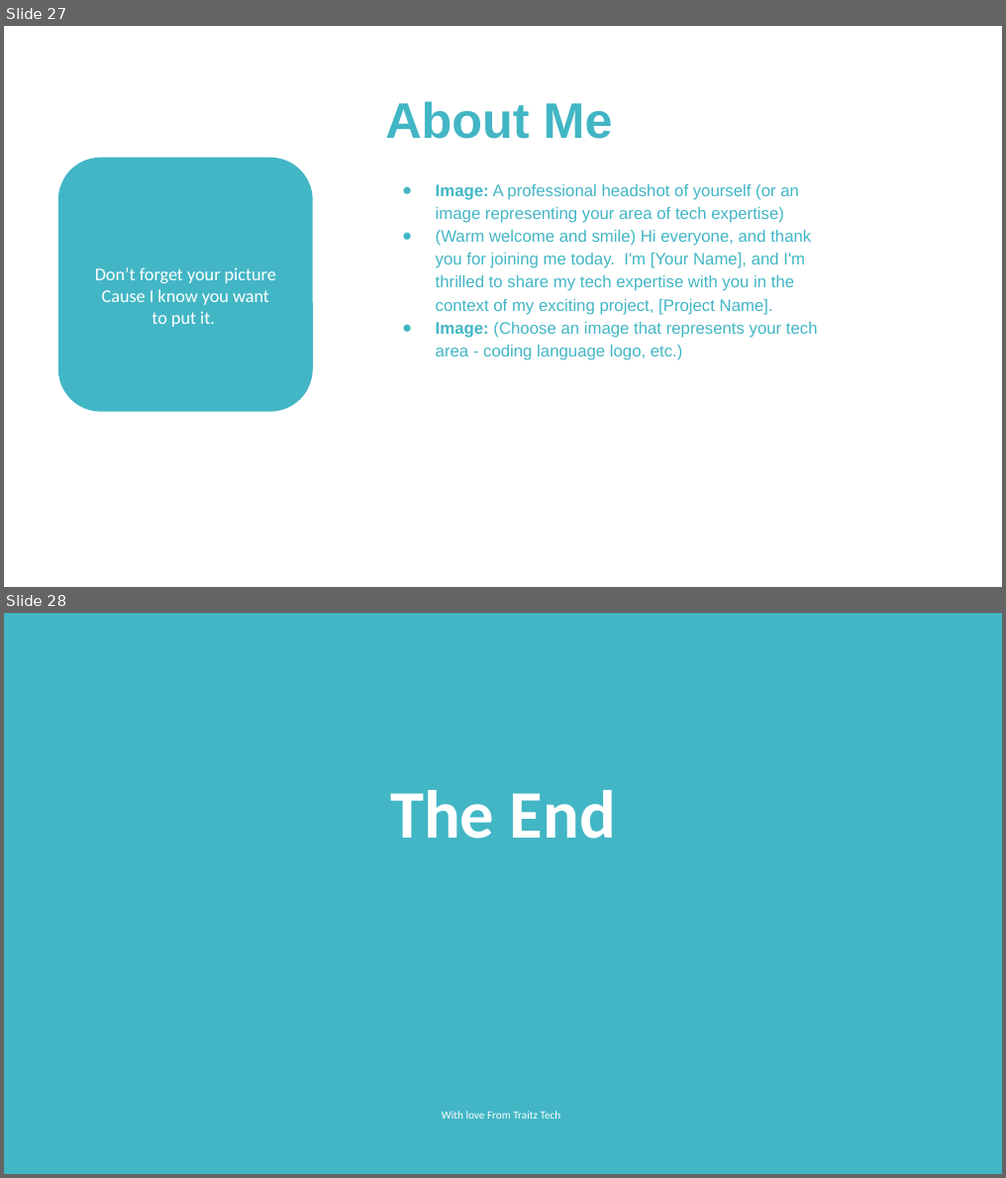
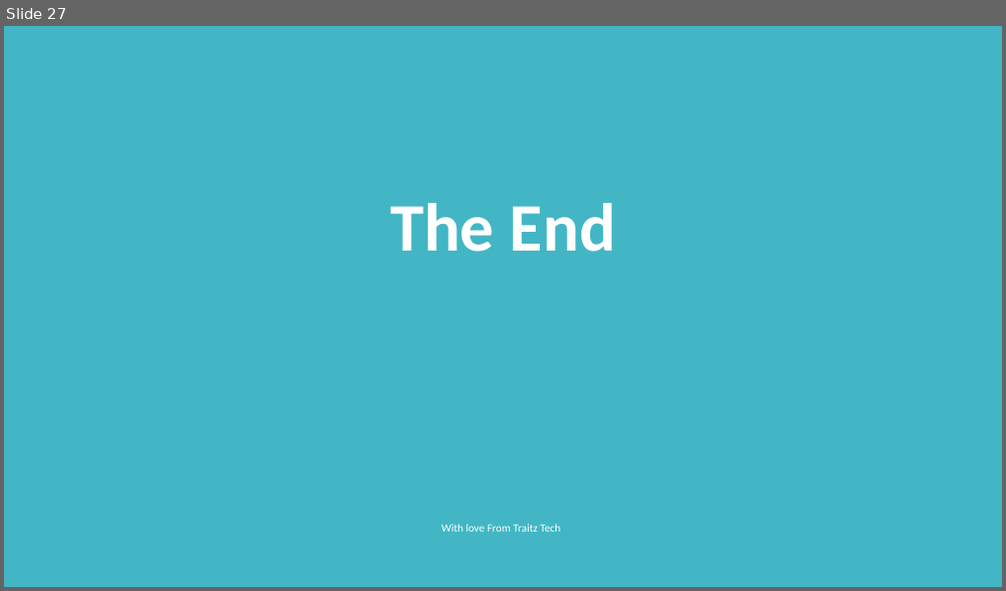
Before and after one commit to SafehEmmanuela/Final-Project, a slide deck: Power point presentation.pptx. Shown one above the other, each under a label of ours: slides 27 and 28 before the commit, slide 27 after it. The pictures are 1006x1178 and 1006x591 pixels, drawn with LibreOffice and Linux fonts; fonts in the diff are those of the drawing. Boxes give left, top, right and bottom in pixels: in the first picture for what was removed or moved away, otherwise in the second. Text is boxed around its words. In the diff, an @@ line names an element or a change of style, - is before the commit and + after.

```diff
--- a/Power point presentation.pptx
+++ b/Power point presentation.pptx
@@ slide 27 removed at (4, 26, 1002, 587), background #FFFFFF @@
@@ text removed at (385, 101, 613, 139) @@
-About Me
@@ rounded rectangle removed at (57, 158, 312, 412) @@
@@ text removed at (436, 184, 818, 361) @@
-● Image: A professional headshot of yourself (or an image representing your area of tech expertise)
-● (Warm welcome and smile) Hi everyone, and thank you for joining me today. I'm [Your Name], and I'm thrilled to share my tech expertise with you in the context of my exciting project, [Project Name].
-● Image: (Choose an image that represents your tech area - coding language logo, etc.)
@@ text removed at (95, 268, 276, 327) @@
-Don’t forget your picture
-Cause I know you want
-to put it.
@@ what was slide 28 is now slide 27 @@
```
Also in this commit, not shown: 7 slides changed, 2 slides added, 2 other slides removed, 1 other file.
